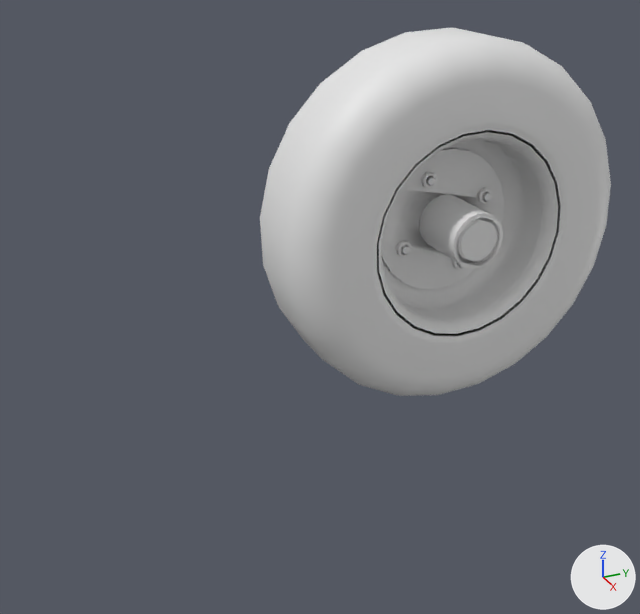
Before and after pictures for a commit that changed the COLLADA model description/meshes/robot_a/robot_a_r_wheel.dae.
Rendered twice from a camera (50 mm lens) standing at (0.554, -0.158, 0.371) and looking at (0.013, 0.086, 0.1). The axes (+X, +Y, +Z) are drawn at lower right. The lights are the same throughout. Materials are left out; every surface is plain grey. Vertices at the same position are counted once.

Names of what the first picture shows: 'group_2', 'group_2.001', 'group_2.002', 'tire_2'.
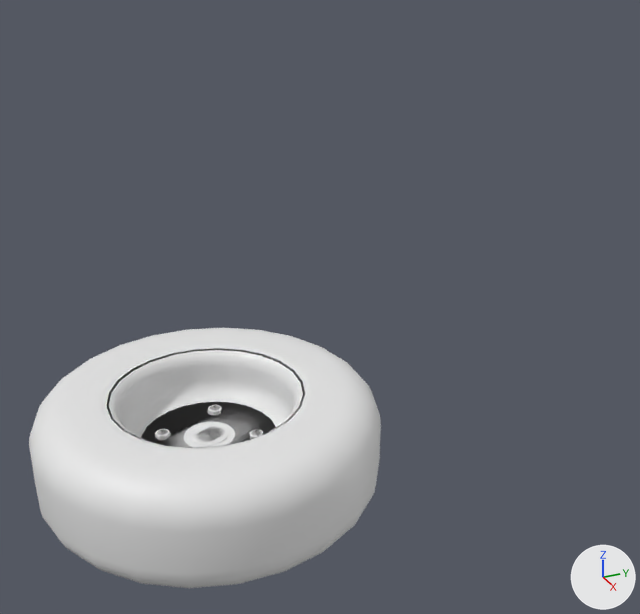
ob_group_0 is not drawn itself; it is the parent of ob_tire_2.

Changed parts and their boxes (x1, y1, x2, y2) in the pictures (640 x 614 px; the box of a moved part takes in the faces that stretch with it):
'tire_2', moved, turned, rescaled: before (260, 28, 611, 396); after (29, 328, 381, 588)
'group_2', reshaped, moved, turned, rescaled (not visible afterwards): before (421, 172, 437, 188)
'group_2.001', deleted: before (396, 241, 412, 257)
'group_4.001', added: after (155, 429, 171, 440)
'group_2.002', deleted: before (477, 187, 492, 204)
'group_4.003', added: after (208, 405, 222, 416)
'group_4.002', added: after (249, 429, 263, 439)
'group_2.003', deleted: before (452, 260, 464, 269)
'Grupo_9.002', moved, turned, rescaled (not visible afterwards): before (483, 193, 491, 201)
'Grupo_9', moved, turned, rescaled (not visible afterwards): before (427, 177, 435, 185)
'Grupo_9.001', moved, turned, rescaled (not visible afterwards): before (402, 246, 410, 254)
part 1 of me_group_2, moved or reshaped (not visible afterwards): before (396, 172, 492, 269)

What the commit changed:
me_group_2 is used by ob_group_2; parent ob_grupo_9; location (0.0045, -0.00172, 0.00358); rotation (-1.571, -0.953, 1.571), in degrees (-90, -55, 90); scale (0.793, 0.793, 0.59).
me_group_2 had 192 vertices, 432 faces and spanned x 0.0..0.01446, y 0.0..0.01252, z 0.0..0.00665.
me_group_2 now has 144 vertices, 232 faces and spans x 0.0..0.00845, y 0.0..0.00845, z 0.0..0.01743.
me_group_2 part 1: 192 vertices removed from x 0.0..0.01446, y 0.0..0.01252, z 0.0..0.00665; 144 vertices added at x 0.0..0.00845, y 0.0..0.00845, z 0.0..0.01743.
Mesh me_group_4 is new.
It is a copy of me_group_3.
Object 'group_0' (ob_group_0) moves from (0.0015, 0.0369, 0.0378) to (-0.248, -0.386, 0.0434).
Object 'group_0' (ob_group_0) turns from (-90, 0, 0) to (0, 90, 0) degrees about x, y and z.
In object 'tire_2' (ob_tire_2), parent goes from ob_group_0 to ob_group_1.
Object 'group_1' (ob_group_1) is rescaled from (1.0, 1.0, -1.72) to (1.0, 1.0, 1.0).
In object 'group_1' (ob_group_1), parent goes from ob_tire_2 to ob_group_0.
Object 'group_1' (ob_group_1) moves from (0.0314, 0.0505, 0.126) to (0.0015, 0.258, 0.12).
Object 'group_1' (ob_group_1) turns from (101, 40, 40) to (-90, 0, 0) degrees about x, y and z.
Object 'group_2' (ob_group_2) moves from (0.0045, -0.00172, 0.00358) to (0.0314, 0.0505, 0.126).
Object 'group_2' (ob_group_2) turns from (-90, -55, 90) to (101, 40, 40) degrees about x, y and z.
Object 'group_2' (ob_group_2) is rescaled from (0.793, 0.793, 0.59) to (1.0, 1.0, -1.72).
Object 'group_2.001' (ob_group_2_001) is deleted.
Object 'group_2.002' (ob_group_2_002) is deleted.
Object 'group_2.003' (ob_group_2_003) is deleted.
Object 'group_4.003' (ob_group_4_003) is new; it shows me_group_4.
Its parent is ob_grupo_9_003.
Its location is (0.0146, -0.00193, 0.00555).
Its rotation in degrees is (-90, -40, 90).
Its scale is (0.793, 0.793, 0.59).
Object 'group_4.002' (ob_group_4_002) is new; it shows me_group_4.
Its parent is ob_grupo_9_002.
Its location is (0.0146, -0.00193, 0.00555).
Its rotation in degrees is (-90, -40, 90).
Its scale is (0.793, 0.793, 0.59).
Object 'group_4.001' (ob_group_4_001) is new; it shows me_group_4.
Its parent is ob_grupo_9_001.
Its location is (0.0146, -0.00193, 0.00555).
Its rotation in degrees is (-90, -40, 90).
Its scale is (0.793, 0.793, 0.59).
